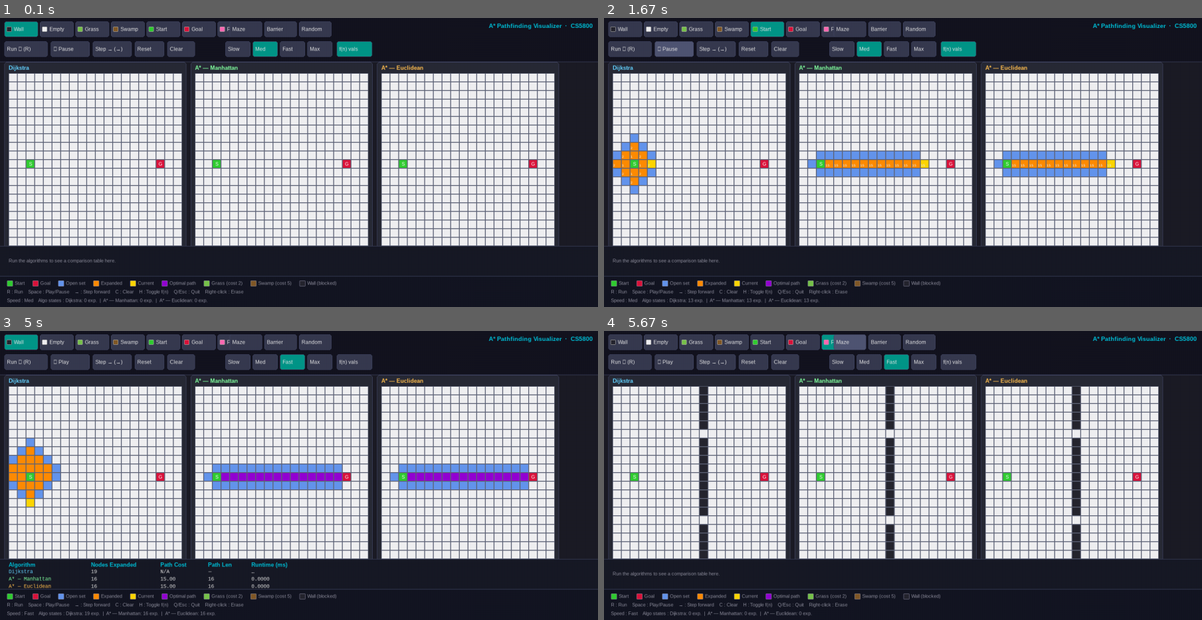
Above: before the commit, frames 1-4 (two rows, left to right).
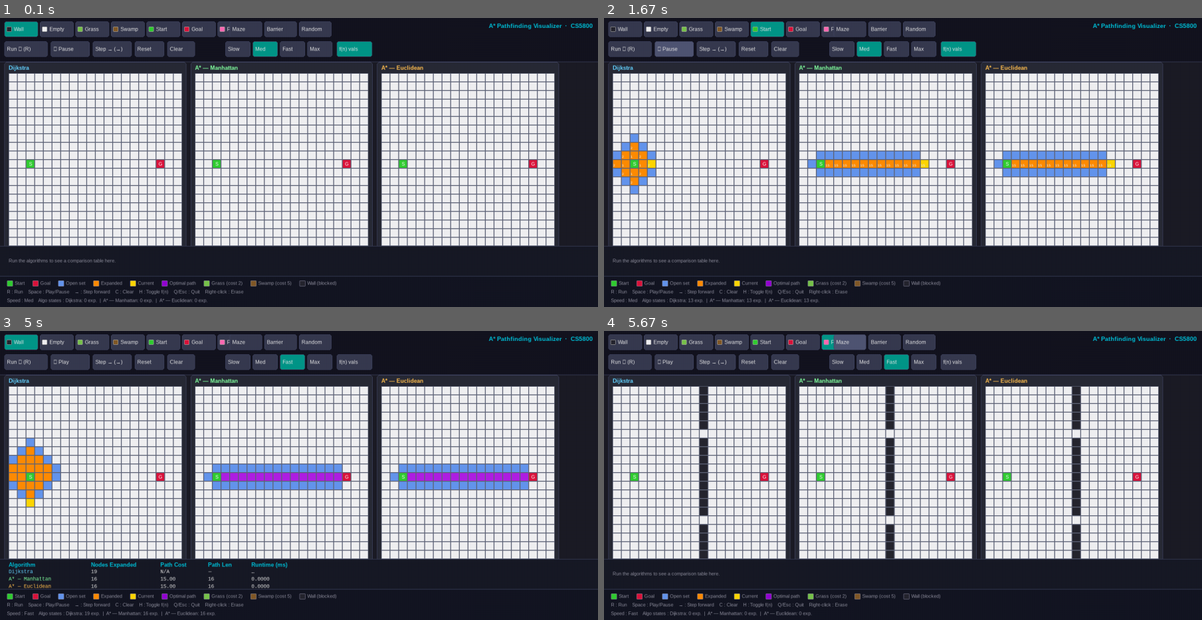
Above: after the commit, the same moments.

Repository: amberfxy/astar-pathfinding-visualizer
Game: pygame game, started from main.py
The game is run twice, just before and just after one commit, with the same random seed, the same clock (stepped at 60 frames per second) and the same inputs.
Inputs:
- Up to frame 1 (0.1 s): no input
- Up to frame 2 (1.67 s): tap Space at 0.33, 1.07, 1.37 s; click "Start" at 0.72 s; hold Right 1-1.47 s; click "▶ Play" at 1.55 s
- Up to frame 3 (5 s): click "Start" at 1.88 s; click "Random" at 2.22 s; click "Brush:" at 2.55 s; click "Clear" at 2.88 s; hold Right 3.17-3.63 s; tap Space at 3.23, 3.53, 4.4, 4.7 s; click "f(n) vals" at 3.72 s; click "Fast" at 4.05 s; hold Right 4.33-4.97 s
- Up to frame 4 (5.67 s): click "Barrier" at 5.05 s; click "Predict Path" at 5.38 s

Frames 1-2 are identical in both runs. In frame 3, 0.9% of the frame differs, in the area x 37-89%, y 49-52%; in frame 4, nothing differs.

Commit message:
feat: add dynamic neon pulsing effect for optimal paths

Diff:
--- a/constants.py
+++ b/constants.py
@@ -57,6 +57,10 @@
 C_START    = ( 50, 205,  50)   # lime green
 C_GOAL     = (220,  20,  60)   # crimson
 
+# ── Neon Path Effect Constants (For Layer 3 & 4) ──────────────────────────
+PULSE_SPEED = 5.0              # Speed of the neon pulsing effect
+C_PATH_GLOW = (220, 80, 255)   # Lighter violet/pink for the glowing state
+
 # ── UI palette ─────────────────────────────────────────────────────────────
 C_BG        = ( 28,  28,  38)
 C_PANEL_BG  = ( 40,  42,  54)
--- a/main.py
+++ b/main.py
@@ -21,6 +21,7 @@
 """
 from __future__ import annotations
 
+import math
 import sys
 import pygame
 
@@ -135,6 +136,7 @@
         self.speed_idx  = SPEED_IDX
         self.animating  = False
         self._logged    = False
+        self.global_time = 0.0
 
         # ── Toolbar buttons ────────────────────────────────────────────────
         self._build_toolbar()
@@ -196,9 +198,11 @@
 
     def run(self) -> None:
         while True:
+            dt = self.clock.tick(FPS) / 1000.0  # Calculate delta time in seconds
+            self.global_time += dt              # Update global time for shaders
+
             self._handle_events()
             self._draw()
-            self.clock.tick(FPS)
 
     # ── Event handling ─────────────────────────────────────────────────────
 
@@ -553,8 +557,8 @@
                 elif pos == grid.goal:
                     self._draw_center_label(x, y, 'G')
 
-    @staticmethod
     def _cell_color(
+        self,
         state: AlgState,
         pos: tuple[int, int],
         base: tuple[int, int, int],
@@ -562,7 +566,12 @@
     ) -> tuple[int, int, int]:
         """Priority: PATH > CURRENT > CLOSED > OPEN > terrain."""
         if pos in path_set:
-            return C_PATH
+            from constants import PULSE_SPEED, C_PATH_GLOW
+            pulse = (math.sin(self.global_time * PULSE_SPEED) + 1.0) / 2.0
+            r = int(C_PATH[0] + (C_PATH_GLOW[0] - C_PATH[0]) * pulse)
+            g = int(C_PATH[1] + (C_PATH_GLOW[1] - C_PATH[1]) * pulse)
+            b = int(C_PATH[2] + (C_PATH_GLOW[2] - C_PATH[2]) * pulse)
+            return (r, g, b)
         if pos == state.current:
             return C_CURRENT
         if pos in state.expanded:
